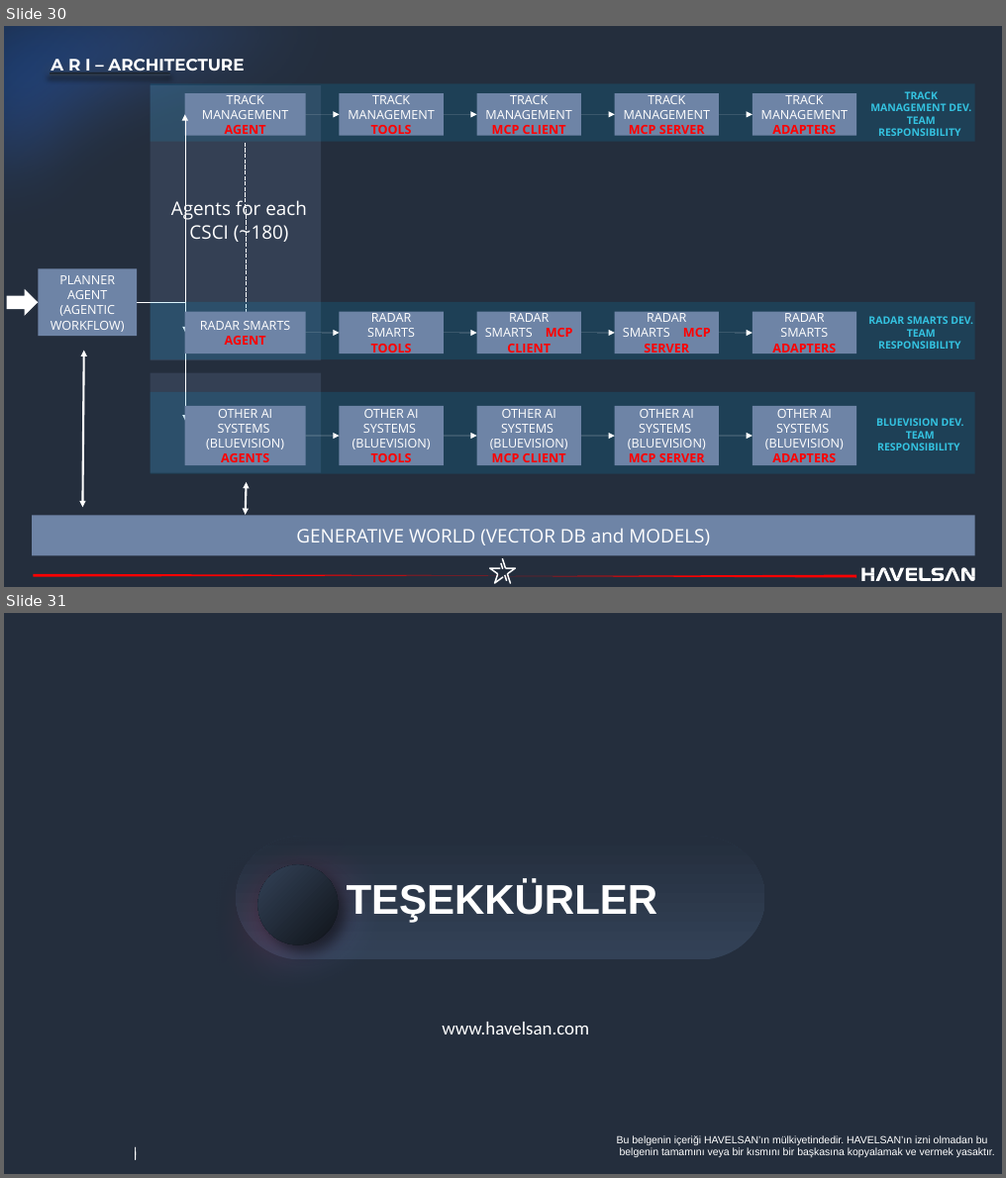
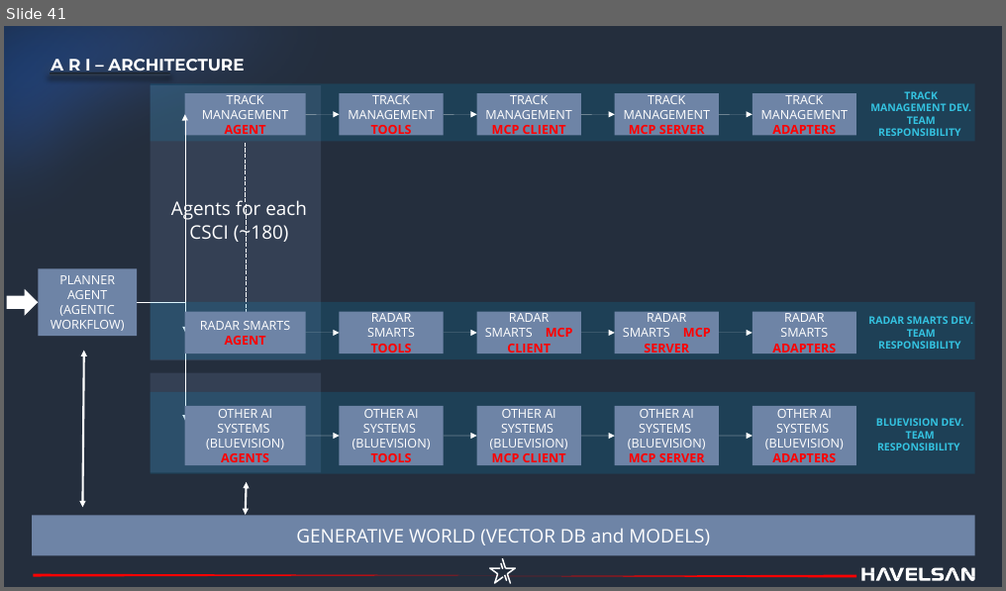
Before and after one commit to havelsan/YZ_EGITIM, a slide deck: presentations/01.Day_1_—_Core_AI_and_Machine_Learning_Foundations_Engineer-Oriented.pptx. Shown one above the other, each under a label of ours: slides 30 and 31 before the commit, slide 41 after it. The pictures are 1006x1178 and 1006x591 pixels, drawn with LibreOffice and Linux fonts; fonts in the diff are those of the drawing; background and template pictures are left out. Boxes give left, top, right and bottom in pixels: in the first picture for what was removed or moved away, otherwise in the second. Text is boxed around its words. In the diff, an @@ line names an element or a change of style, - is before the commit and + after.

```diff
--- a/presentations/01.Day_1_—_Core_AI_and_Machine_Learning_Foundations_Engineer-Oriented.pptx
+++ b/presentations/01.Day_1_—_Core_AI_and_Machine_Learning_Foundations_Engineer-Oriented.pptx
@@ slide 31 removed at <box>4,613,1002,1174</box>, background #242E3D @@
@@ page number removed at <box>923,639,1001,663</box> @@
-31
@@ rectangle removed at <box>927,634,982,673</box> @@
@@ ellipse removed at <box>946,636,974,663</box> @@
@@ freeform shape removed at <box>203,825,402,1039</box> @@
@@ freeform shape removed at <box>236,836,765,959</box> @@
@@ ellipse removed at <box>257,865,338,946</box> @@
@@ text removed at <box>347,881,658,923</box> @@
-TEŞEKKÜRLER
@@ text removed at <box>442,1022,589,1035</box> @@
-www.havelsan.com
@@ text removed at <box>134,1146,137,1167</box> @@
-I
@@ text removed at <box>617,1136,995,1157</box> @@
-Bu belgenin içeriği HAVELSAN’ın mülkiyetindedir. HAVELSAN’ın izni olmadan bu
-belgenin tamamını veya bir kısmını bir başkasına kopyalamak ve vermek yasaktır.
@@ text removed at <box>134,1148,137,1160</box> @@
-I
@@ text removed at <box>134,1149,137,1160</box> @@
-I
@@ what was slide 30 is now slide 41 @@
@@ slide 41 changed as well @@
@@ freeform shape at <box>4,26,856,463</box>: outline redrawn @@
@@ freeform shape at <box>33,574,500,577</box>: outline redrawn @@
```
Also in this commit, not shown: 28 other slides changed, 13 slides added, 1 other slide removed, 2 other files.
